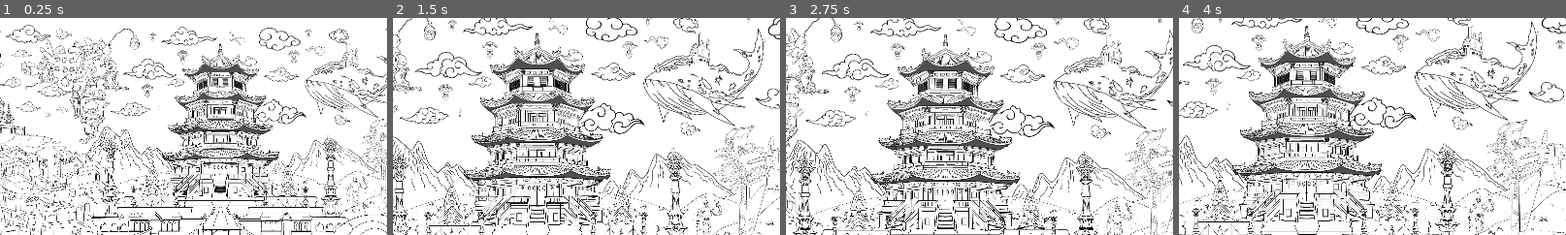
Above: before the commit, frames 1-4 (left to right).
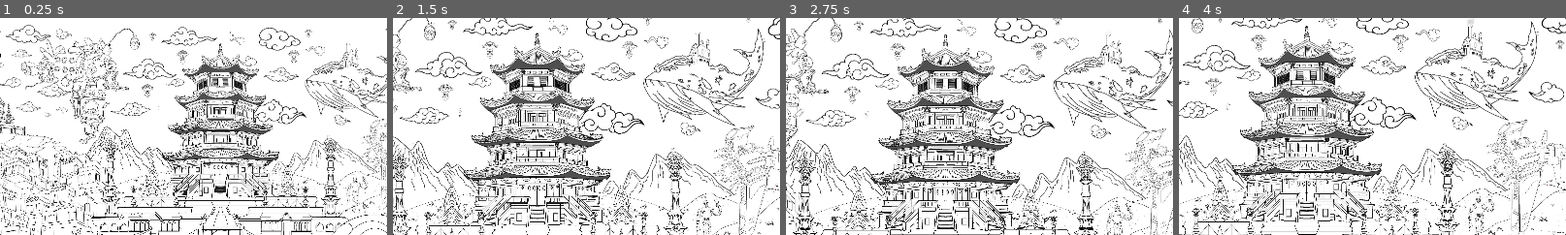
Above: after the commit, the same moments.

Repository: Wpan0n/_HiddenPaws_
Game: Godot game, scene res://scences/MainGame.tscn
Same seed, same stepped clock (60 frames per second), same inputs: the game is played once before the commit and once after it.
Inputs (mouse positions are % of the whole screen's width and height, from its top left):
- Up to frame 1 (0.25 s): no input
- Up to frame 2 (1.5 s): move the mouse to (72, 45) at 0.52 s; click (72, 45) at 0.67 s; drag from (30, 55) to (45, 70) at 1.27 s
- Up to frame 3 (2.75 s): move the mouse to (60, 28) at 2.02 s; click (60, 28) at 2.17 s
- Up to frame 4 (4 s): drag from (45, 70) to (20, 35) at 2.77 s; move the mouse to (80, 65) at 3.52 s; click (80, 65) at 3.67 s
The pictures show only the part of the screen within x 28-78%, y 0-50%; the shares and areas given below are measured in that part.

The runs differ from the first frame. In frame 1, 0.1% of the frame differs, in the area x 84-91%, y 4-13%; in frame 2, 0.1%; in frame 3, 0.2%, in the area x 76-84%, y 0-8%; in frame 4, 0.1%.

Commit message:
Update MainGame.tscn
added smoke

Diff:
--- a/scences/MainGame.tscn
+++ b/scences/MainGame.tscn
@@ -107,6 +107,11 @@
 [ext_resource type="Texture2D" uid="uid://ulcgx45wi4xy" path="res://assets/catsp3/c5b1d2d42f22550ef25b9e02dfdae327.png" id="104_w4vf7"]
 [ext_resource type="AudioStream" uid="uid://5a45u7dnkyim" path="res://assets/Sfx_Music/Fireworks Sound Effect with the crowd cheering. (Free to use).mp3" id="107_qku3q"]
 [ext_resource type="PackedScene" uid="uid://cnc4535rdo5yh" path="res://scences/Fireworks.tscn" id="107_yp3rx"]
+[ext_resource type="Texture2D" uid="uid://b38s37gc8b1ri" path="res://smoke-texture-mapping-transparency-and-translucency-information-smoke-b13812777f08abf13b5bfb430b53cf6b.png" id="108_kbdvb"]
+
+[sub_resource type="Curve" id="Curve_ovdql"]
+_data = [Vector2(0, 0), 0.0, 0.0, 0, 0, Vector2(1, 1), 0.0, 0.0, 0, 0]
+point_count = 2
 
 [node name="Main Game" type="Node2D"]
 position = Vector2(-3, -2)
@@ -1253,3 +1258,24 @@
 [node name="Hooray_EndGame" type="AudioStreamPlayer" parent="."]
 stream = ExtResource("107_qku3q")
 volume_db = -20.0
+
+[node name="ColorRect" type="ColorRect" parent="."]
+offset_left = 1105.0
+offset_top = -2178.0
+offset_right = 1494.0
+offset_bottom = -1958.0
+
+[node name="CPUParticles2D" type="CPUParticles2D" parent="."]
+position = Vector2(1377, -1947)
+amount = 2000
+lifetime = 3.0
+speed_scale = 0.3
+texture = ExtResource("108_kbdvb")
+emission_shape = 2
+emission_sphere_radius = 28.0
+gravity = Vector2(0, -100)
+orbit_velocity_min = -0.2
+scale_amount_min = 0.1
+scale_amount_max = 0.1
+scale_amount_curve = SubResource("Curve_ovdql")
+color = Color(0.866667, 0.866667, 0.866667, 0.156863)
Not shown: 1 places in scences/MainGame.tscn that only renumber resources
